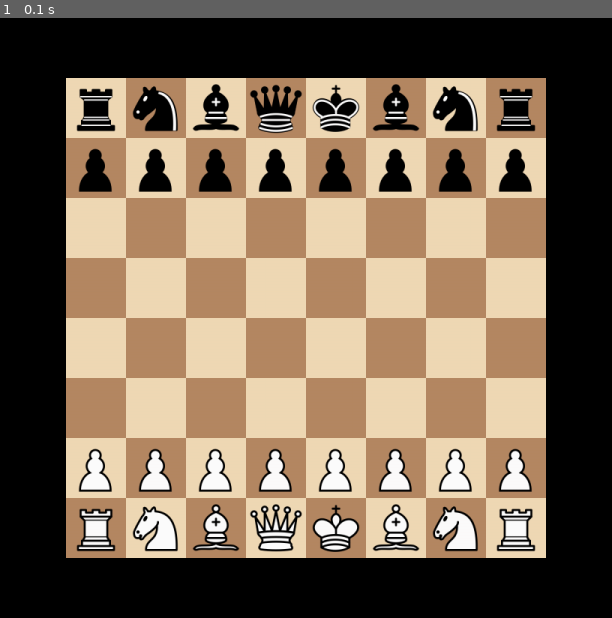
Above: before the commit, frame 1.
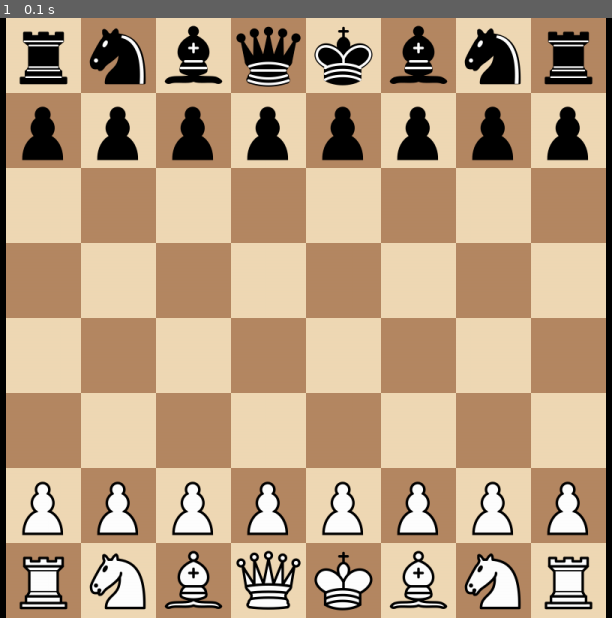
Above: after the commit, the same moment.

Repository: Times0/ChessGame
Game: pygame game, started from main.py
Same seed, same stepped clock (60 frames per second), same inputs: the game is played once before the commit and once after it.
Inputs:
- Up to frame 1 (0.1 s): no input

The runs differ from the first frame. In frame 1, 66% of the frame differs, in the area x 0-100%, y 0-100%.

Commit message:
Cool version that resizes automatically, need to add buttons and labels to make a beautiful interface

Diff:
--- a/Board_ui.py
+++ b/Board_ui.py
@@ -5,14 +5,35 @@
 
 from fonctions import isInbounds
 
+
+def get_x_y_w_h():
+    W, H = pygame.display.get_surface().get_size()
+    m = min(W, H)
+    w = m
+    h = m
+    x = (W - w) // 2
+    y = (H - w) // 2
+    return x, y, w, h
+
+
+def coord_from_pos(coord_x, coord_y) -> Tuple[int, int]:
+    """
+    Fait le lien entre les pixels et les coordonnées de la matrice
+    :return: Retourne i,j les coordonnées de la matrice de Board
+    """
+    x, y, w, h = get_x_y_w_h()
+    i = (coord_y - y) // (h // 8)
+    j = (coord_x - x) // (w // 8)
+    return i, j
+
+
 class Board:
     def __init__(self, size):
         self.size = size
         self.case_size = int(self.size // 8)
         self.x = 0  # coordonnées en pixel par rapport à la fenetre
         self.y = 0
-        self.board_to_output = [[None for _ in range(8)] for _ in
-                                range(8)]  # board shown on screen which can have "gone" for somme coords
+        self.board_to_output = [[None for _ in range(8)] for _ in range(8)]
         boardstates = ["idle", "dragging"]
         self.state = "idle"
 
@@ -23,7 +44,7 @@
         self.dragging = False
 
     def set_to_gone(self, x, y):
-        i, j = self.coord_from_pos(x, y)
+        i, j = coord_from_pos(x, y)
         self.dragged_piece = self.piece_at_coord(i, j)
         if not self.dragged_piece:
             return
@@ -42,24 +63,13 @@
         self.dragged_piece_pos = None
         self.dragging = False
 
-    def coord_from_pos(self, x, y) -> Tuple[int, int]:
-        """
-        Fait le lien entre les pixels et les coordonnées de la matrice
-        :param x:
-        :param y:
-        :return: Retourne i,j les coordonnées de la matrice de Board
-        """
-        j = (x - BOARDTOPLEFTPOS[0]) // self.case_size
-        i = (y - BOARDTOPLEFTPOS[1]) // self.case_size
-        return int(i), int(j)
-
     def pos_from_coord(self, i, j):
-        return self.x + j * self.case_size, self.y + i * self.case_size
+        return self.x + j * CASESIZE, self.y + i * CASESIZE
 
     def piece_at_coord(self, i, j):
         return self.board_to_output[i][j]
 
-    def isNotempty(self, i, j):
+    def isNonempty(self, i, j):
         return (self.board_to_output[i][j]) is not None
 
     def update(self, logic):
@@ -69,10 +79,10 @@
 
     def clicked(self, pos) -> bool:
         """Called when the mouse is clicked return True if there is a piece at the position"""
-        i, j = self.coord_from_pos(*pos)
+        i, j = coord_from_pos(*pos)
         if not isInbounds(i, j):
             return False
-        if self.isNotempty(i, j):
+        if self.isNonempty(i, j):
             self.set_to_gone(*pos)
             return True
         return False
@@ -83,47 +93,47 @@
 
     def drop(self, pos):
         """Called when a piece is already being dragged and the mouse is released"""
-        i, j = self.coord_from_pos(*pos)
+        i, j = coord_from_pos(*pos)
         self.set_to_not_gone()
         return i, j
 
     # affichage
 
-    def draw(self, win, dots, x, y):
+    def draw(self, win, dots, x, y, w, h):
         """Draws everything"""
-        self.draw_board(win, x, y)
-        self.draw_pieces(win)
-        self.draw_dots(win, dots, x, y)
+        self.draw_board(win, x, y, w, h)
+        self.draw_pieces(win, x, y, w, h)
+        self.draw_dots(win, dots, x, y, w, h)
 
-    def draw_board(self, win, x, y):
-        self.x = x
-        self.y = y
+    def draw_board(self, win, x, y, w, h):
+        case_size = w // 8
         for i in range(8):
             for j in range(8):
                 if (i + j) % 2 == 0:
                     color = CASECOLOR1
                 else:
                     color = CASECOLOR2
+                pygame.draw.rect(win, color, (x + j * case_size, y + i * case_size, case_size, case_size))
 
-                pygame.draw.rect(win, color,
-                                 (x + self.case_size * i, y + self.case_size * j, self.case_size, self.case_size))
-
-    def draw_pieces(self, win):
+    def draw_pieces(self, win, x, y, w, h):
+        case_size = w // 8
         board = self.board_to_output
         for i in range(8):
             for j in range(8):
                 if board[i][j] == "gone":
                     image_p = globals()[f"{self.dragged_piece.abreviation}_image"]
-                    image_p = pygame.transform.smoothscale(image_p, (self.case_size, self.case_size))
+                    image_p = pygame.transform.smoothscale(image_p, (int(case_size * 1.1), int(case_size * 1.1)))
                     win.blit(image_p,
-                             (self.dragged_piece_pos[0] - self.case_size // 2,
-                              self.dragged_piece_pos[1] - self.case_size // 2))
+                             (self.dragged_piece_pos[0] - case_size // 2,
+                              self.dragged_piece_pos[1] - case_size // 2))
                 elif board[i][j] is not None:
                     image_p = globals()[f"{board[i][j].abreviation}_image"]
-                    image_p = pygame.transform.smoothscale(image_p, (self.case_size, self.case_size))
-                    win.blit(image_p, (self.x + self.case_size * j, self.y + self.case_size * i))
+                    image_p = pygame.transform.smoothscale(image_p, (case_size, case_size))
+                    image_p = pygame.transform.smoothscale(image_p, (case_size, case_size))
+                    win.blit(image_p, (x + j * case_size, y + i * case_size))
 
-    def draw_dots(self, win, moves, x, y):
+    def draw_dots(self, win, moves, x, y, w, h):
+        case_size = w // 8
         for move in moves:
-            pygame.draw.circle(win, RED, (x + self.case_size * move[1] + self.case_size // 2,
-                                          y + self.case_size * move[0] + self.case_size // 2), 5)
+            i, j, _ = move
+            pygame.draw.circle(win, RED, (x + j * case_size + case_size // 2, y + i * case_size + case_size // 2), 5)
--- a/Game.py
+++ b/Game.py
@@ -1,5 +1,5 @@
 import Button
-from Board_ui import *
+from Board_ui import Board, get_x_y_w_h,pygame
 from Logic import Logic, Color
 from constants import *
 
@@ -49,7 +49,7 @@
 
     def draw(self):
         self.win.fill(BLACK)
-        self.board.draw(self.win, self.current_piece_legal_moves, *BOARDTOPLEFTPOS)
+        self.board.draw(self.win, self.current_piece_legal_moves, *get_x_y_w_h())
         pygame.display.flip()
 
     def select(self, pos):
--- a/constants.py
+++ b/constants.py
@@ -18,8 +18,9 @@
 WIDTH, HEIGHT = 1200, 800
 MIDW = WIDTH // 2
 MIDH = HEIGHT // 2
-BOARDSIZE = HEIGHT * 0.8
+BOARDSIZE = int(HEIGHT * 0.8)
 BOARDTOPLEFTPOS = (MIDW - BOARDSIZE // 2, MIDH - BOARDSIZE // 2)
+CASESIZE = BOARDSIZE // 8
 
 # Pieces
 
